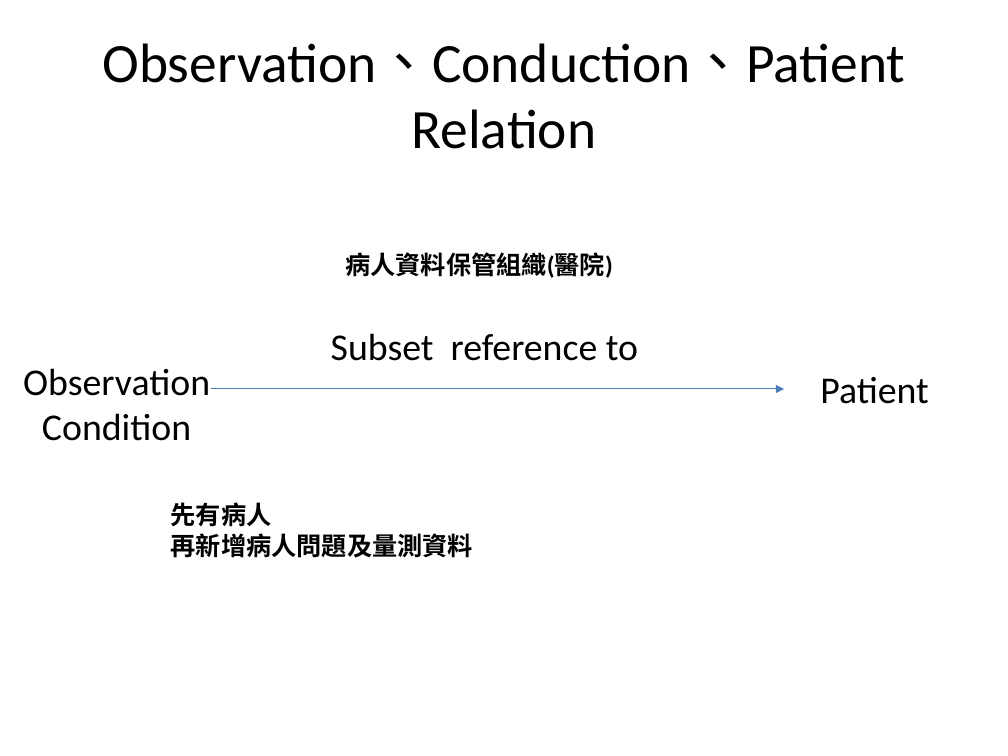
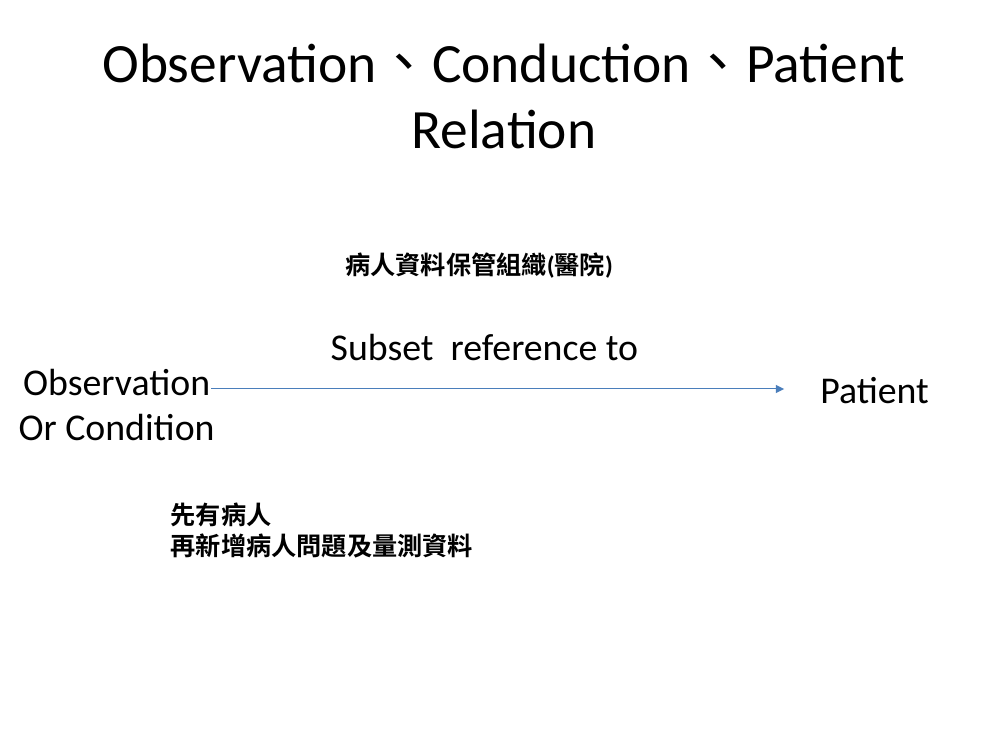
Before and after one commit to mos2718/FHIRspec, a slide deck: slide 20 of Spec/FHIR-Encounter-First-Time.pptx (slide 14 before the commit). Drawn at 1008x756 pixels with LibreOffice and Linux fonts; fonts in the diff are those of the drawing. Boxes give left, top, right and bottom in pixels: in the first picture for what was removed or moved away, otherwise in the second. Text is boxed around its words. In the diff, an @@ line names an element or a change of style, - is before the commit and + after.

```diff
--- a/Spec/FHIR-Encounter-First-Time.pptx
+++ b/Spec/FHIR-Encounter-First-Time.pptx
@@ text at [19, 413, 214, 441]: text changed @@
-Condition
+Or Condition
```
Also in this commit, not shown: 4 other slides changed, 8 slides added, 1 slide removed.
